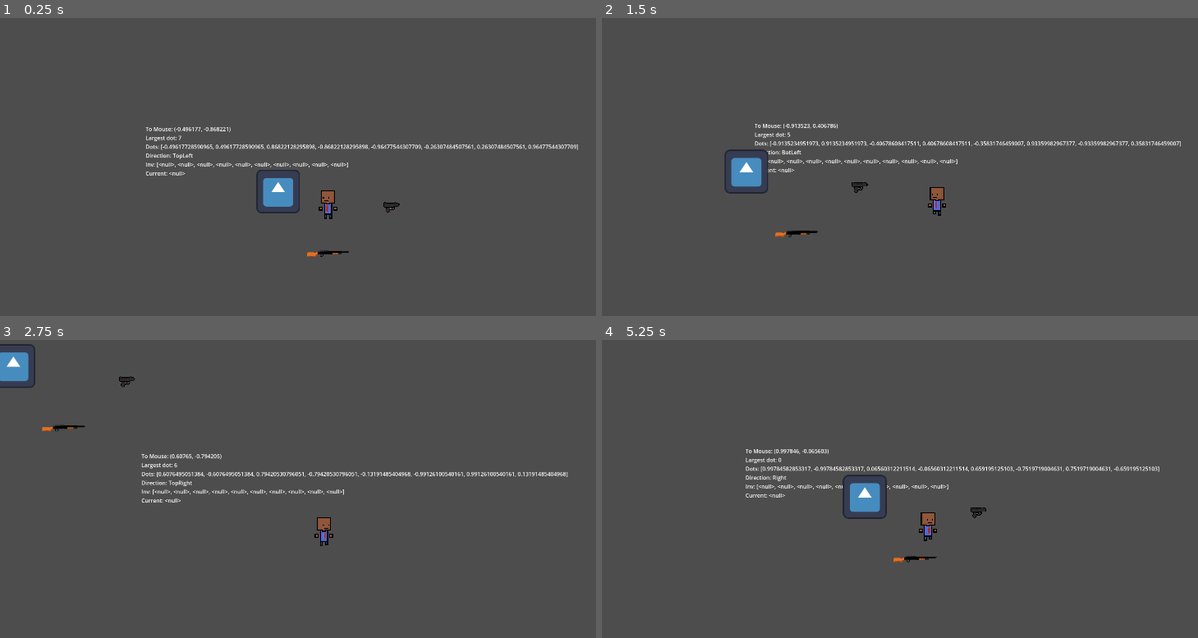
Above: before the commit, frames 1-4 (two rows, left to right).
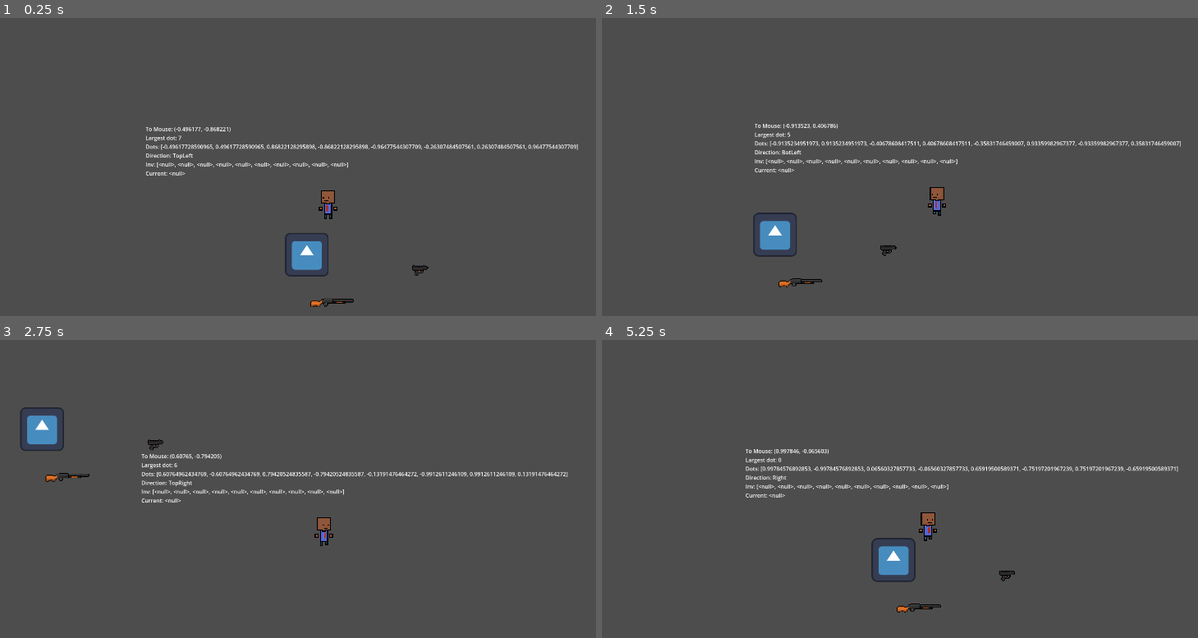
Above: after the commit, the same moments.

Repository: KarumGhag/Hitman-5
Game: Godot game, scene res://World/world.tscn
Two runs of this game, one before a commit and one after it. Both use one fixed random seed, a clock stepped at 60 frames per second and the inputs below. The engine's default icon, where the game draws it, is replaced by a stand-in: a white triangle on a blue panel in a dark square.
Inputs (mouse positions are in pixels of both pictures, inside the frame that each line leads up to):
- Up to frame 1 (0.25 s): no input
- Up to frame 2 (1.5 s): move the mouse to (995, 205) at 0.52 s; press the mouse at (995, 205) at 0.53 s; hold D (right) 0.53-1.28 s; move the mouse to (822, 253) at 1.27 s; release the mouse at (822, 253) at 1.28 s; hold S (down) from 1.28 s (still down); tap Q (drop) at 1.35 s
- Up to frame 3 (2.75 s): click (220, 575) at 1.55 s; move the mouse to (393, 444) at 2.02 s; release S (down) at 2.03 s; press the mouse at (393, 444) at 2.03 s; hold D (right) from 2.03 s (still down); tap H (holster) at 2.1 s
- Up to frame 4 (5.25 s): move the mouse to (900, 599) at 2.77 s; release D (right) at 2.78 s; release the mouse at (900, 599) at 2.78 s; hold W (up) 2.78-3.53 s; tap Mouse wheel up (nextItem) at 2.85 s; click (900, 599) at 3.05 s; move the mouse to (1126, 578) at 3.52 s; press the mouse at (1126, 578) at 3.53 s; hold A (left) 3.53-5.03 s; tap E (pickup) at 3.6 s; move the mouse to (733, 468) at 4.27 s; release the mouse at (733, 468) at 4.28 s; tap Mouse wheel down (prevItem) at 4.35 s; click (733, 468) at 4.55 s; move the mouse to (965, 524) at 5.02 s; press the mouse at (965, 524) at 5.03 s; hold S (down) from 5.03 s (still down)

The runs differ from the first frame. In frame 1, 1.5% of the frame differs, in the area x 42-72%, y 50-97%; in frame 2, 1.6%; in frame 3, 1.9%; in frame 4, 2.0%, in the area x 30-97%, y 42-92%.
Error in both runs: Invalid assignment of property or key 'equipped' with value of type 'bool' on a base object of type 'Nil'. (res://Inventory/PlayerInv.gd:45)

Commit message:
new main

Diff:
--- /dev/null
+++ b/Guns/PumpShotgun.tscn
@@ -0,0 +1,99 @@
+[gd_scene load_steps=8 format=3 uid="uid://bo3bswoiqulqq"]
+
+[ext_resource type="Script" uid="uid://dgsixfqekfio2" path="res://Gun System/GunClass.gd" id="1_e855d"]
+[ext_resource type="PackedScene" uid="uid://dav0r05sjcywp" path="res://Bullet System/BulletClass.tscn" id="2_kdcke"]
+[ext_resource type="Texture2D" uid="uid://bls0vhd2ss67d" path="res://Guns/PumpShotgun.png" id="3_w4pdv"]
+
+[sub_resource type="Animation" id="Animation_blotc"]
+length = 0.8
+loop_mode = 1
+tracks/0/type = "value"
+tracks/0/imported = false
+tracks/0/enabled = true
+tracks/0/path = NodePath("ItemSprite:frame")
+tracks/0/interp = 1
+tracks/0/loop_wrap = false
+tracks/0/keys = {
+"times": PackedFloat32Array(0, 0.1, 0.2, 0.3, 0.4, 0.5, 0.6, 0.7),
+"transitions": PackedFloat32Array(1, 1, 1, 1, 1, 1, 1, 1),
+"update": 1,
+"values": [0, 1, 2, 3, 4, 5, 6, 0]
+}
+
+[sub_resource type="AnimationLibrary" id="AnimationLibrary_3tl4v"]
+_data = {
+&"Pump": SubResource("Animation_blotc")
+}
+
+[sub_resource type="CircleShape2D" id="CircleShape2D_rj1wu"]
+radius = 149.121
+
+[sub_resource type="CircleShape2D" id="CircleShape2D_thvgv"]
+radius = 50.4207
+
+[node name="PumpShotgun" type="Node2D" node_paths=PackedStringArray("shootPoint", "animationPlayer", "shootVectorPoint", "itemSprite", "pickUpArea", "pickUpBox")]
+script = ExtResource("1_e855d")
+bullet = ExtResource("2_kdcke")
+shootPoint = NodePath("ShootPoint")
+animationPlayer = NodePath("AnimationPlayer")
+shootVectorPoint = NodePath("ShootVectorPoint")
+bulletSpeed = 1500.0
+shotgun = true
+fireCoolDown = 0.0
+fireDistance = 750.0
+spread = 0.5
+multiBulletNum = 5
+multiBulletWait = 0.0
+magSize = 20
+shakeAmount = 10.0
+itemName = "Pump-action Shotgun"
+itemSprite = NodePath("ItemSprite")
+pickUpArea = NodePath("PickUpArea")
+pickUpBox = NodePath("PickUpBox")
+
+[node name="AnimationPlayer" type="AnimationPlayer" parent="."]
+libraries = {
+&"": SubResource("AnimationLibrary_3tl4v")
+}
+speed_scale = 2.0
+
+[node name="PickUpArea" type="Area2D" parent="."]
+
+[node name="CollisionShape2D" type="CollisionShape2D" parent="PickUpArea"]
+shape = SubResource("CircleShape2D_rj1wu")
+
+[node name="PickUpBox" type="Area2D" parent="."]
+
+[node name="CollisionShape2D" type="CollisionShape2D" parent="PickUpBox"]
+position = Vector2(1, 1.5)
+shape = SubResource("CircleShape2D_thvgv")
+
+[node name="ShootPoint" type="Node2D" parent="."]
+position = Vector2(49, -5)
+
+[node name="ShootVectorPoint" type="Node2D" parent="."]
+position = Vector2(0, -2)
+
+[node name="ItemSprite" type="Sprite2D" parent="."]
+texture_filter = 1
+position = Vector2(14, 0)
+scale = Vector2(2, 2)
+texture = ExtResource("3_w4pdv")
+hframes = 3
+vframes = 3
+metadata/_aseprite_wizard_interface_config_ = {
+"pending_changes": {}
+}
+metadata/_aseprite_wizard_config_ = {
+"i_mode": -1,
+"keep_anim_length": false,
+"layers": [],
+"o_ex_p": "",
+"o_folder": "",
+"o_name": "",
+"only_visible": false,
+"player": "AnimationPlayer",
+"slice": "",
+"source": "res://Art/Guns/PumpShotgun.aseprite"
+}
+metadata/_aseprite_wizard_source_file_hash_ = "b24b2d131ed8590406efd2e3ce695e8f"
--- a/World/world.tscn
+++ b/World/world.tscn
@@ -4,13 +4,13 @@
 [ext_resource type="PackedScene" uid="uid://l1cil2p7q5eh" path="res://Camera/Camera.tscn" id="2_ismrf"]
 [ext_resource type="Texture2D" uid="uid://bujl8r2dulhlp" path="res://Art/icon.svg" id="3_omi1g"]
 [ext_resource type="PackedScene" uid="uid://dornoguqrdv12" path="res://Guns/Glock.tscn" id="4_3f78f"]
-[ext_resource type="PackedScene" uid="uid://b5qmdauvr33yv" path="res://Guns/Shotgun.tscn" id="5_k8do8"]
+[ext_resource type="PackedScene" uid="uid://bo3bswoiqulqq" path="res://Guns/PumpShotgun.tscn" id="5_k8do8"]
 
 [node name="World" type="Node2D"]
 position = Vector2(-4, -7)
 
 [node name="Player" parent="." instance=ExtResource("1_4v28w")]
-position = Vector2(289, 221)
+position = Vector2(205, 36)
 
 [node name="Camera" parent="." node_paths=PackedStringArray("offsetLabel") instance=ExtResource("2_ismrf")]
 offsetLabel = NodePath("Label")
@@ -28,5 +28,5 @@
 [node name="Glock" parent="." instance=ExtResource("4_3f78f")]
 position = Vector2(472, 230)
 
-[node name="Shotgun" parent="." instance=ExtResource("5_k8do8")]
-position = Vector2(291, 371)
+[node name="PumpShotgun" parent="." instance=ExtResource("5_k8do8")]
+position = Vector2(204, 329)
Binary file added: Art/Guns/PumpShotgun.aseprite
Not shown, added: Art/Guns/PumpShotgun.aseprite.import
Binary file added: Guns/PumpShotgun.png
Not shown, added: Guns/PumpShotgun.png.import
